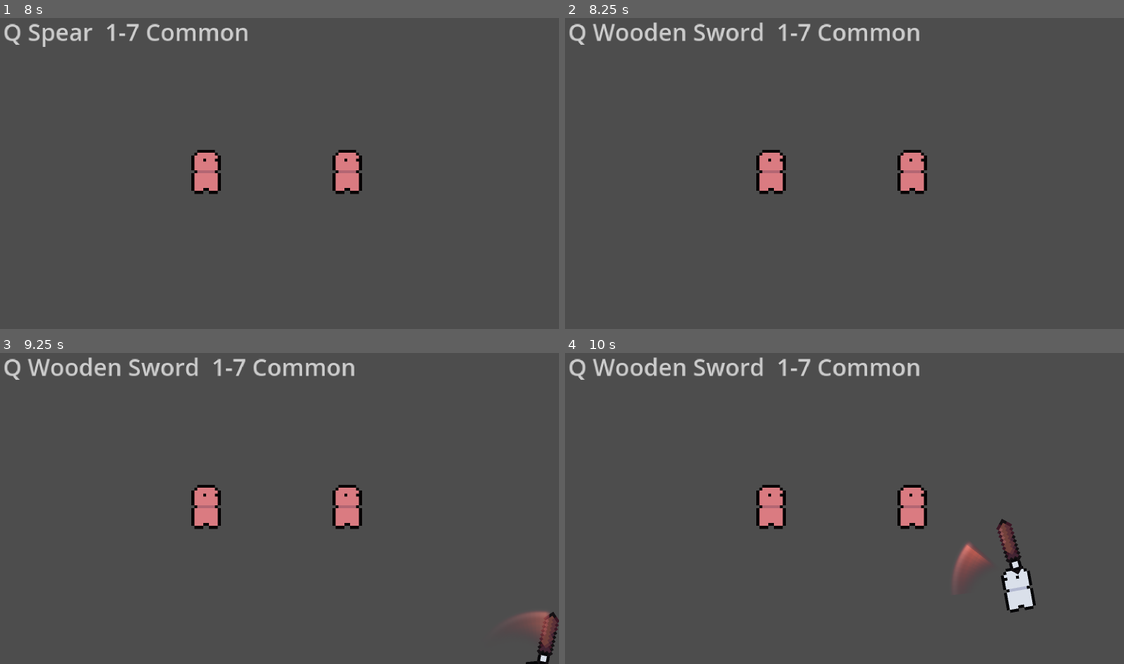
Above: before the commit, frames 1-4 (two rows, left to right).
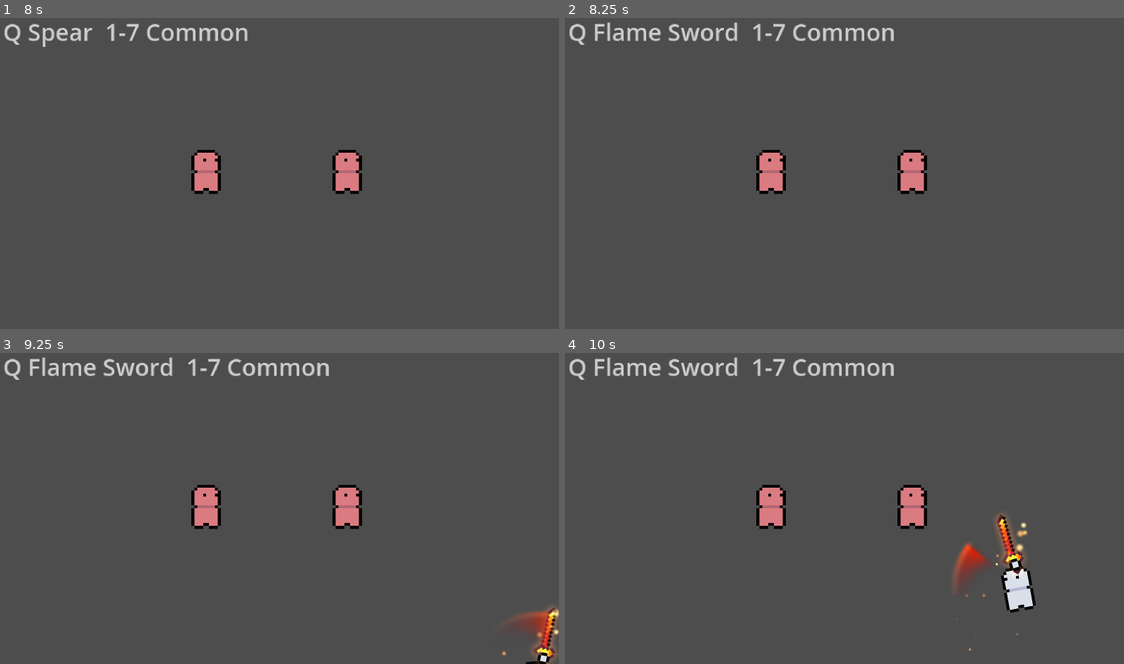
Above: after the commit, the same moments.

Repository: megalodooon/crystal-protectors
Game: Godot game, scene res://test.tscn
The game is run twice, just before and just after one commit, with the same random seed, the same clock (stepped at 60 frames per second) and the same inputs.
Inputs (mouse positions are in pixels of both pictures, inside the frame that each line leads up to):
- Up to frame 1 (8 s): tap Enter at 0.5 s; move the mouse to (402, 154) at 0.52 s; press the mouse at (402, 154) at 0.53 s; hold D (right) 0.53-1.28 s; move the mouse to (162, 185) at 1.27 s; release the mouse at (162, 185) at 1.28 s; hold S (down) 1.28-2.03 s; click (162, 185) at 1.35 s; move the mouse to (335, 101) at 2.02 s; press the mouse at (335, 101) at 2.03 s; hold D (right) 2.03-2.78 s; tap Q at 2.1, 5.1 s; move the mouse to (245, 232) at 2.77 s; release the mouse at (245, 232) at 2.78 s; hold W (up) 2.78-3.53 s; tap 1 at 2.85, 5.85 s; click (245, 232) at 3.05 s; tap Space at 3.5 s; move the mouse to (447, 217) at 3.52 s; press the mouse at (447, 217) at 3.53 s; hold A (left) 3.53-5.03 s; move the mouse to (106, 123) at 4.27 s; release the mouse at (106, 123) at 4.28 s; click (106, 123) at 4.35 s; move the mouse to (307, 170) at 5.02 s; press the mouse at (307, 170) at 5.03 s; hold S (down) 5.03-5.78 s; move the mouse to (190, 89) at 5.77 s; release the mouse at (190, 89) at 5.78 s; hold D (right) 5.78-6.53 s; click (190, 89) at 6.05 s; move the mouse to (402, 154) at 6.52 s; press the mouse at (402, 154) at 6.53 s; hold W (up) 6.53-7.28 s; move the mouse to (162, 185) at 7.27 s; release the mouse at (162, 185) at 7.28 s; hold D (right) from 7.28 s (still down); click (162, 185) at 7.35 s
- Up to frame 2 (8.25 s): move the mouse to (900, 101) at 8.02 s; release D (right) at 8.03 s; press the mouse at (900, 101) at 8.03 s; hold S (down) from 8.03 s (still down); tap Q at 8.1 s
- Up to frame 3 (9.25 s): tap Enter at 8.75 s; move the mouse to (245, 567) at 8.77 s; release S (down) at 8.78 s; release the mouse at (245, 567) at 8.78 s; hold A (left) from 8.78 s (still down); tap 1 at 8.85 s; click (245, 567) at 9.05 s
- Up to frame 4 (10 s): move the mouse to (1012, 552) at 9.52 s; release A (left) at 9.53 s; press the mouse at (1012, 552) at 9.53 s; hold W (up) from 9.53 s (still down)

Frame 1 is identical in both runs. In frame 2, 1.7% of the frame differs, in the area x 4-64%, y 1-8%; in frame 3, 2.4%; in frame 4, 2.6%, in the area x 4-83%, y 1-96%.

Commit message:
Add fire damage, burn status effects and the flame sword
- Status effect system: StatusComponent on targets, StatusEffect resources,
  many effects at once, same effect refreshes
- Burn effect: ticks fire damage through the hurtbox (orange numbers) with
  flames on the target
- Fire weapon effect: applies burn on hit, adds flames and a flicker glow
  to the weapon (new on_equip hook)
- Flame sword weapon, test dummies can burn
- weapon_effect.gd moved to weapons/effects/base/

Co-Authored-By: Claude Opus 5 <noreply@anthropic.com>

Diff:
--- a/godot/components/hurtbox/hurtbox_component.gd
+++ b/godot/components/hurtbox/hurtbox_component.gd
@@ -5,9 +5,14 @@
 const DAMAGE_NUMBER_SCENE := preload("res://vfx/damage_number/damage_number.tscn")
 
 @export var healthComponent : HealthComponentClass
+@export var statusComponent : StatusComponentClass
 @export var showDamageNumbers : bool = true
 
 #------------------------#
+
+func apply_status(effect : StatusEffectClass) -> void:
+	if statusComponent:
+		statusComponent.apply_effect(effect)
 
 func take_damage(amount : float, damageType : DamageTypeClass = null, isCrit : bool = false) -> void:
 	healthComponent.take_damage(amount)
--- /dev/null
+++ b/godot/components/status/status_component.gd
@@ -0,0 +1,51 @@
+extends Node
+class_name StatusComponentClass
+
+
+signal effect_added(effect : StatusEffectClass)
+signal effect_removed(effect : StatusEffectClass)
+
+@export var hurtbox : HurtboxComponentClass
+@export var visualParent : Node2D
+
+var activeEffects : Dictionary[String, StatusEffectClass] = {}
+
+#------------------------#
+
+func _process(delta : float) -> void:
+	for effect : StatusEffectClass in activeEffects.values():
+		effect.update(delta)
+		if effect.timeLeft <= 0.0:
+			remove_effect(effect)
+
+func apply_effect(effect : StatusEffectClass) -> void:
+	if activeEffects.has(effect.effectName):
+		activeEffects[effect.effectName].refresh(effect)
+		return
+	var newEffect : StatusEffectClass = effect.duplicate()
+	newEffect.status = self
+	newEffect.timeLeft = newEffect.duration
+	activeEffects[newEffect.effectName] = newEffect
+	if newEffect.visualScene:
+		newEffect.visual = newEffect.visualScene.instantiate()
+		get_visual_parent().add_child(newEffect.visual)
+	newEffect.on_apply()
+	effect_added.emit(newEffect)
+
+func remove_effect(effect : StatusEffectClass) -> void:
+	activeEffects.erase(effect.effectName)
+	effect.on_remove()
+	if effect.visual:
+		for child in effect.visual.get_children():
+			if child is CPUParticles2D:
+				child.emitting = false
+		get_tree().create_timer(1.0).timeout.connect(effect.visual.queue_free)
+	effect_removed.emit(effect)
+
+func has_effect(effectName : String) -> bool:
+	return activeEffects.has(effectName)
+
+func get_visual_parent() -> Node2D:
+	if visualParent:
+		return visualParent
+	return get_parent()
--- /dev/null
+++ b/godot/status_effects/base/status_effect.gd
@@ -0,0 +1,36 @@
+extends Resource
+class_name StatusEffectClass
+
+
+@export var effectName : String
+@export var duration : float = 3.0
+@export var tickInterval : float = 0.5
+@export var visualScene : PackedScene
+
+var status : StatusComponentClass
+var timeLeft : float = 0.0
+var tickTimer : float = 0.0
+var visual : Node2D
+
+#------------------------#
+
+func update(delta : float) -> void:
+	timeLeft -= delta
+	if tickInterval <= 0.0:
+		return
+	tickTimer += delta
+	while tickTimer >= tickInterval:
+		tickTimer -= tickInterval
+		on_tick()
+
+func refresh(newEffect : StatusEffectClass) -> void:
+	timeLeft = maxf(timeLeft, newEffect.duration)
+
+func on_apply() -> void:
+	pass
+
+func on_tick() -> void:
+	pass
+
+func on_remove() -> void:
+	pass
--- /dev/null
+++ b/godot/status_effects/burn/burn.tres
@@ -0,0 +1,14 @@
+[gd_resource type="Resource" script_class="BurnEffectClass" format=3]
+
+[ext_resource type="Script" path="res://status_effects/burn/burn_effect.gd" id="1_burn"]
+[ext_resource type="Resource" path="res://damage/types/fire.tres" id="2_fire"]
+[ext_resource type="PackedScene" path="res://status_effects/burn/burn_flames.tscn" id="3_flames"]
+
+[resource]
+script = ExtResource("1_burn")
+effectName = "Burn"
+duration = 3.0
+tickInterval = 0.5
+visualScene = ExtResource("3_flames")
+damagePerTick = 2.0
+damageType = ExtResource("2_fire")
--- /dev/null
+++ b/godot/status_effects/burn/burn_effect.gd
@@ -0,0 +1,18 @@
+extends StatusEffectClass
+class_name BurnEffectClass
+
+
+@export var damagePerTick : float = 2.0
+@export var damageType : DamageTypeClass
+
+#------------------------#
+
+func on_tick() -> void:
+	if status.hurtbox:
+		status.hurtbox.take_damage(damagePerTick, damageType)
+
+func refresh(newEffect : StatusEffectClass) -> void:
+	super(newEffect)
+	var newBurn : BurnEffectClass = newEffect as BurnEffectClass
+	if newBurn:
+		damagePerTick = maxf(damagePerTick, newBurn.damagePerTick)
--- /dev/null
+++ b/godot/status_effects/burn/burn_flames.tscn
@@ -0,0 +1,65 @@
+[gd_scene format=3]
+
+[sub_resource type="CanvasItemMaterial" id="CanvasItemMaterial_add"]
+blend_mode = 1
+
+[sub_resource type="Gradient" id="Gradient_soft"]
+colors = PackedColorArray(1, 1, 1, 1, 1, 1, 1, 0)
+
+[sub_resource type="GradientTexture2D" id="GradientTexture2D_soft"]
+gradient = SubResource("Gradient_soft")
+width = 8
+height = 8
+fill = 1
+fill_from = Vector2(0.5, 0.5)
+fill_to = Vector2(0.5, 0)
+
+[sub_resource type="Curve" id="Curve_shrink"]
+_data = [Vector2(0, 1), 0.0, 0.0, 0, 0, Vector2(1, 0), 0.0, 0.0, 0, 0]
+point_count = 2
+
+[sub_resource type="Gradient" id="Gradient_fire"]
+offsets = PackedFloat32Array(0, 0.25, 0.6, 1)
+colors = PackedColorArray(1, 0.95, 0.6, 1, 1, 0.6, 0.15, 0.9, 0.85, 0.2, 0.05, 0.6, 0.4, 0.05, 0.02, 0)
+
+[sub_resource type="Gradient" id="Gradient_ember"]
+offsets = PackedFloat32Array(0, 0.2, 1)
+colors = PackedColorArray(1, 0.9, 0.5, 0, 1, 0.7, 0.3, 1, 1, 0.3, 0.05, 0)
+
+[node name="BurnFlames" type="Node2D"]
+z_index = 1
+
+[node name="Flames" type="CPUParticles2D" parent="."]
+texture_filter = 2
+material = SubResource("CanvasItemMaterial_add")
+amount = 16
+texture = SubResource("GradientTexture2D_soft")
+lifetime = 0.5
+randomness = 0.4
+local_coords = false
+emission_shape = 3
+emission_rect_extents = Vector2(4, 5)
+spread = 180.0
+gravity = Vector2(0, -30)
+initial_velocity_min = 1.0
+initial_velocity_max = 4.0
+scale_amount_min = 0.4
+scale_amount_max = 0.8
+scale_amount_curve = SubResource("Curve_shrink")
+color_ramp = SubResource("Gradient_fire")
+
+[node name="Embers" type="CPUParticles2D" parent="."]
+material = SubResource("CanvasItemMaterial_add")
+amount = 4
+lifetime = 0.8
+randomness = 0.5
+local_coords = false
+emission_shape = 3
+emission_rect_extents = Vector2(5, 5)
+spread = 180.0
+gravity = Vector2(0, -20)
+initial_velocity_min = 3.0
+initial_velocity_max = 8.0
+scale_amount_min = 0.5
+scale_amount_max = 0.7
+color_ramp = SubResource("Gradient_ember")
--- a/godot/test.tscn
+++ b/godot/test.tscn
@@ -16,6 +16,8 @@
 [ext_resource type="Script" path="res://weapons/rarities/rarity.gd" id="14_rarity"]
 [ext_resource type="PackedScene" path="res://weapons/melee/slashing/iron_sword.tscn" id="15_iron_sword"]
 [ext_resource type="PackedScene" path="res://weapons/melee/slashing/spear.tscn" id="16_spear"]
+[ext_resource type="PackedScene" path="res://weapons/melee/slashing/flame_sword.tscn" id="17_flame_sword"]
+[ext_resource type="Script" path="res://components/status/status_component.gd" id="18_status"]
 
 [sub_resource type="CircleShape2D" id="CircleShape2D_dummy"]
 radius = 6.0
@@ -23,7 +25,7 @@
 [node name="Test" type="Node2D" node_paths=PackedStringArray("player")]
 script = ExtResource("1_test")
 player = NodePath("Player")
-weapons = Array[PackedScene]([ExtResource("3_sword"), ExtResource("15_iron_sword"), ExtResource("16_spear")])
+weapons = Array[PackedScene]([ExtResource("3_sword"), ExtResource("15_iron_sword"), ExtResource("16_spear"), ExtResource("17_flame_sword")])
 rarities = Array[ExtResource("14_rarity")]([ExtResource("4_common"), ExtResource("5_uncommon"), ExtResource("6_rare"), ExtResource("7_epic"), ExtResource("8_legendary"), ExtResource("9_mythic"), ExtResource("10_artifact")])
 
 [node name="Camera2D" type="Camera2D" parent="."]
@@ -45,11 +47,16 @@
 script = ExtResource("11_health")
 maxHealth = 1000000.0
 
-[node name="HurtboxComponent" type="Area2D" parent="DummyRight" node_paths=PackedStringArray("healthComponent")]
+[node name="HurtboxComponent" type="Area2D" parent="DummyRight" node_paths=PackedStringArray("healthComponent", "statusComponent")]
 collision_layer = 16
 collision_mask = 0
 script = ExtResource("12_hurtbox")
 healthComponent = NodePath("../HealthComponent")
+statusComponent = NodePath("../StatusComponent")
+
+[node name="StatusComponent" type="Node" parent="DummyRight" node_paths=PackedStringArray("hurtbox")]
+script = ExtResource("18_status")
+hurtbox = NodePath("../HurtboxComponent")
 
 [node name="CollisionShape2D" type="CollisionShape2D" parent="DummyRight/HurtboxComponent"]
 shape = SubResource("CircleShape2D_dummy")
@@ -65,11 +72,16 @@
 script = ExtResource("11_health")
 maxHealth = 1000000.0
 
-[node name="HurtboxComponent" type="Area2D" parent="DummyLeft" node_paths=PackedStringArray("healthComponent")]
+[node name="HurtboxComponent" type="Area2D" parent="DummyLeft" node_paths=PackedStringArray("healthComponent", "statusComponent")]
 collision_layer = 16
 collision_mask = 0
 script = ExtResource("12_hurtbox")
 healthComponent = NodePath("../HealthComponent")
+statusComponent = NodePath("../StatusComponent")
+
+[node name="StatusComponent" type="Node" parent="DummyLeft" node_paths=PackedStringArray("hurtbox")]
+script = ExtResource("18_status")
+hurtbox = NodePath("../HurtboxComponent")
 
 [node name="CollisionShape2D" type="CollisionShape2D" parent="DummyLeft/HurtboxComponent"]
 shape = SubResource("CircleShape2D_dummy")
--- a/godot/weapons/base/weapon.gd
+++ b/godot/weapons/base/weapon.gd
@@ -36,6 +36,8 @@
 	update_flip()
 	visuals.rotation = get_hold_rotation()
 	add_enchant()
+	for effect in activeEffects:
+		effect.on_equip(self)
 
 func _process(delta : float) -> void:
 	if not isSwinging:
@@ -55,16 +57,33 @@
 	return wrapf((angle - global_rotation) * scale.y, -PI, PI)
 
 func add_enchant() -> void:
-	if not rarity or not rarity.enchantStyle:
+	var sprite : Sprite2D = get_sprite()
+	if not rarity or not rarity.enchantStyle or not sprite:
 		return
+	var enchant : EnchantClass = ENCHANT_SCENE.instantiate()
+	enchant.style = rarity.enchantStyle
+	enchant.color = rarity.color
+	enchant.texture = sprite.texture
+	enchant.points = get_pixel_points(sprite.texture)
+	sprite.add_child(enchant)
+
+func get_sprite() -> Sprite2D:
 	for child in visuals.get_children():
 		if child is Sprite2D and child.texture:
-			var enchant : EnchantClass = ENCHANT_SCENE.instantiate()
-			enchant.style = rarity.enchantStyle
-			enchant.color = rarity.color
-			enchant.texture = child.texture
-			child.add_child(enchant)
-			return
+			return child
+	return null
+
+static func get_pixel_points(texture : Texture2D, bladeOnly : bool = false) -> PackedVector2Array:
+	var image : Image = texture.get_image()
+	if image.is_compressed():
+		image.decompress()
+	var halfSize : Vector2 = Vector2(image.get_size()) / 2.0
+	var points : PackedVector2Array = []
+	for y in image.get_height():
+		for x in image.get_width():
+			if image.get_pixel(x, y).a > 0.5 and (not bladeOnly or x - y >= -1):
+				points.append(Vector2(x, y) + Vector2(0.5, 0.5) - halfSize)
+	return points
 
 func attack() -> void:
 	if not canAttack:
--- a/godot/weapons/effects/weapon_effect.gd
+++ b/godot/weapons/effects/base/weapon_effect.gd
@@ -4,6 +4,9 @@
 
 #------------------------#
 
+func on_equip(_weapon : WeaponClass) -> void:
+	pass
+
 func on_attack(_weapon : WeaponClass) -> void:
 	pass
 
--- /dev/null
+++ b/godot/weapons/effects/fire/fire.tres
@@ -0,0 +1,9 @@
+[gd_resource type="Resource" script_class="FireEffectClass" format=3]
+
+[ext_resource type="Script" path="res://weapons/effects/fire/fire_effect.gd" id="1_fire"]
+[ext_resource type="Resource" path="res://status_effects/burn/burn.tres" id="2_burn"]
+
+[resource]
+script = ExtResource("1_fire")
+burn = ExtResource("2_burn")
+scaleWithRarity = true
--- /dev/null
+++ b/godot/weapons/effects/fire/fire_effect.gd
@@ -0,0 +1,27 @@
+extends WeaponEffectClass
+class_name FireEffectClass
+
+
+const FLAMES_SCENE := preload("res://weapons/effects/fire/weapon_flames.tscn")
+
+@export var burn : BurnEffectClass
+@export var scaleWithRarity : bool = true
+
+#------------------------#
+
+func on_equip(weapon : WeaponClass) -> void:
+	var sprite : Sprite2D = weapon.get_sprite()
+	if not sprite:
+		return
+	var flames : WeaponFlamesClass = FLAMES_SCENE.instantiate()
+	flames.texture = sprite.texture
+	flames.points = WeaponClass.get_pixel_points(sprite.texture, true)
+	sprite.add_child(flames)
+
+func on_hit(weapon : WeaponClass, hurtbox : HurtboxComponentClass, _damage : float) -> void:
+	if not burn or not is_instance_valid(hurtbox):
+		return
+	var newBurn : BurnEffectClass = burn.duplicate()
+	if scaleWithRarity and weapon.rarity:
+		newBurn.damagePerTick *= weapon.rarity.damageMultiplier
+	hurtbox.apply_status(newBurn)
--- /dev/null
+++ b/godot/weapons/effects/fire/weapon_flames.gd
@@ -0,0 +1,21 @@
+extends Node2D
+class_name WeaponFlamesClass
+
+
+@onready var glow : Sprite2D = $Glow
+@onready var flames : CPUParticles2D = $Flames
+@onready var embers : CPUParticles2D = $Embers
+
+var texture : Texture2D
+var points : PackedVector2Array
+
+#------------------------#
+
+func _ready() -> void:
+	glow.texture = texture
+	if points.is_empty():
+		return
+	flames.emission_points = points
+	embers.emission_points = points
+	flames.emitting = true
+	embers.emitting = true
--- /dev/null
+++ b/godot/weapons/effects/fire/weapon_flames.tscn
@@ -0,0 +1,79 @@
+[gd_scene format=3]
+
+[ext_resource type="Script" path="res://weapons/effects/fire/weapon_flames.gd" id="1_flames"]
+[ext_resource type="Shader" path="res://weapons/enchant/enchant.gdshader" id="2_glow"]
+
+[sub_resource type="ShaderMaterial" id="ShaderMaterial_glow"]
+shader = ExtResource("2_glow")
+shader_parameter/glowColor = Color(1, 0.45, 0.1, 1)
+shader_parameter/strength = 0.55
+shader_parameter/glowSize = 2.0
+shader_parameter/pulseSpeed = 9.0
+
+[sub_resource type="CanvasItemMaterial" id="CanvasItemMaterial_add"]
+blend_mode = 1
+
+[sub_resource type="Gradient" id="Gradient_soft"]
+colors = PackedColorArray(1, 1, 1, 1, 1, 1, 1, 0)
+
+[sub_resource type="GradientTexture2D" id="GradientTexture2D_soft"]
+gradient = SubResource("Gradient_soft")
+width = 8
+height = 8
+fill = 1
+fill_from = Vector2(0.5, 0.5)
+fill_to = Vector2(0.5, 0)
+
+[sub_resource type="Curve" id="Curve_shrink"]
+_data = [Vector2(0, 1), 0.0, 0.0, 0, 0, Vector2(1, 0), 0.0, 0.0, 0, 0]
+point_count = 2
+
+[sub_resource type="Gradient" id="Gradient_fire"]
+offsets = PackedFloat32Array(0, 0.25, 0.6, 1)
+colors = PackedColorArray(1, 0.95, 0.6, 1, 1, 0.6, 0.15, 0.9, 0.85, 0.2, 0.05, 0.6, 0.4, 0.05, 0.02, 0)
+
+[sub_resource type="Gradient" id="Gradient_ember"]
+offsets = PackedFloat32Array(0, 0.2, 1)
+colors = PackedColorArray(1, 0.9, 0.5, 0, 1, 0.7, 0.3, 1, 1, 0.3, 0.05, 0)
+
+[node name="WeaponFlames" type="Node2D"]
+script = ExtResource("1_flames")
+
+[node name="Glow" type="Sprite2D" parent="."]
+texture_filter = 2
+material = SubResource("ShaderMaterial_glow")
+
+[node name="Flames" type="CPUParticles2D" parent="."]
+texture_filter = 2
+material = SubResource("CanvasItemMaterial_add")
+emitting = false
+amount = 14
+texture = SubResource("GradientTexture2D_soft")
+lifetime = 0.35
+randomness = 0.4
+local_coords = false
+emission_shape = 4
+spread = 180.0
+gravity = Vector2(0, -25)
+initial_velocity_min = 1.0
+initial_velocity_max = 3.0
+scale_amount_min = 0.25
+scale_amount_max = 0.5
+scale_amount_curve = SubResource("Curve_shrink")
+color_ramp = SubResource("Gradient_fire")
+
+[node name="Embers" type="CPUParticles2D" parent="."]
+material = SubResource("CanvasItemMaterial_add")
+emitting = false
+amount = 3
+lifetime = 0.6
+randomness = 0.5
+local_coords = false
+emission_shape = 4
+spread = 180.0
+gravity = Vector2(0, -15)
+initial_velocity_min = 2.0
+initial_velocity_max = 5.0
+scale_amount_min = 0.5
+scale_amount_max = 0.7
+color_ramp = SubResource("Gradient_ember")
--- a/godot/weapons/enchant/enchant.gd
+++ b/godot/weapons/enchant/enchant.gd
@@ -8,6 +8,7 @@
 var style : EnchantStyleClass
 var color : Color = Color.WHITE
 var texture : Texture2D
+var points : PackedVector2Array
 
 #------------------------#
 
@@ -18,20 +19,8 @@
 	shader.set_shader_parameter("strength", style.glowStrength)
 	shader.set_shader_parameter("glowSize", style.glowSize)
 	shader.set_shader_parameter("pulseSpeed", style.pulseSpeed)
-	if style.particleAmount > 0:
+	if style.particleAmount > 0 and not points.is_empty():
 		particles.color = color.lerp(Color.WHITE, 0.3)
 		particles.amount = style.particleAmount
-		particles.emission_points = get_pixel_points()
+		particles.emission_points = points
 		particles.emitting = true
-
-func get_pixel_points() -> PackedVector2Array:
-	var image : Image = texture.get_image()
-	if image.is_compressed():
-		image.decompress()
-	var halfSize : Vector2 = Vector2(image.get_size()) / 2.0
-	var points : PackedVector2Array = []
-	for y in image.get_height():
-		for x in image.get_width():
-			if image.get_pixel(x, y).a > 0.5:
-				points.append(Vector2(x, y) + Vector2(0.5, 0.5) - halfSize)
-	return points
--- a/godot/weapons/enchant/enchant.gdshader
+++ b/godot/weapons/enchant/enchant.gdshader
@@ -9,11 +9,8 @@
 
 //------------------------//
 
-float alpha_at(sampler2D tex, vec2 uv) {
-	if (uv.x < 0.0 || uv.y < 0.0 || uv.x > 1.0 || uv.y > 1.0) {
-		return 0.0;
-	}
-	return texture(tex, uv).a;
+float in_bounds(vec2 uv) {
+	return step(0.0, uv.x) * step(0.0, uv.y) * step(uv.x, 1.0) * step(uv.y, 1.0);
 }
 
 void vertex() {
@@ -27,10 +24,11 @@
 	for (int i = 0; i < 12; i++) {
 		float angle = float(i) * TAU / 12.0;
 		vec2 offset = vec2(cos(angle), sin(angle)) * TEXTURE_PIXEL_SIZE * glowSize;
-		halo += alpha_at(TEXTURE, UV + offset) + alpha_at(TEXTURE, UV + offset * 0.5);
+		halo += texture(TEXTURE, UV + offset).a * in_bounds(UV + offset);
+		halo += texture(TEXTURE, UV + offset * 0.5).a * in_bounds(UV + offset * 0.5);
 	}
 	halo /= 24.0;
-	float inside = alpha_at(TEXTURE, UV);
+	float inside = texture(TEXTURE, UV).a * in_bounds(UV);
 	float pulse = 0.6 + 0.4 * sin(TIME * pulseSpeed);
 	float glow = (halo * (1.0 - inside) + inside * 0.15) * pulse;
 	COLOR = vec4(glowColor.rgb, clamp(glow * strength, 0.0, 1.0));
--- /dev/null
+++ b/godot/weapons/melee/slashing/flame_sword.tscn
@@ -0,0 +1,27 @@
+[gd_scene format=3]
+
+[ext_resource type="Script" uid="uid://cv61vsoiwy4po" path="res://weapons/base/weapon.gd" id="1_weapon"]
+[ext_resource type="Resource" path="res://weapons/rarities/common.tres" id="2_common"]
+[ext_resource type="Texture2D" uid="uid://bj32hu8l1uv4f" path="res://weapons/melee/slashing/flame_sword.png" id="3_sprite"]
+[ext_resource type="Script" path="res://weapons/attacks/slash/slash_attack.gd" id="4_slash"]
+[ext_resource type="Resource" path="res://damage/types/fire.tres" id="5_fire"]
+[ext_resource type="Script" path="res://weapons/effects/base/weapon_effect.gd" id="6_effect"]
+[ext_resource type="Resource" path="res://weapons/effects/fire/fire.tres" id="7_fire_effect"]
+
+[node name="FlameSword" type="Node2D"]
+script = ExtResource("1_weapon")
+rarity = ExtResource("2_common")
+damage = 12.0
+attackCooldown = 0.4
+damageType = ExtResource("5_fire")
+effects = Array[ExtResource("6_effect")]([ExtResource("7_fire_effect")])
+
+[node name="Visuals" type="Node2D" parent="."]
+
+[node name="Sprite2D" type="Sprite2D" parent="Visuals"]
+position = Vector2(6.4, 0)
+rotation = 0.7853982
+texture = ExtResource("3_sprite")
+
+[node name="SlashAttack" type="Node2D" parent="."]
+script = ExtResource("4_slash")
Renamed: godot/weapons/effects/weapon_effect.gd.uid -> godot/weapons/effects/base/weapon_effect.gd.uid
Not shown, changed: HANDOUT.txt
